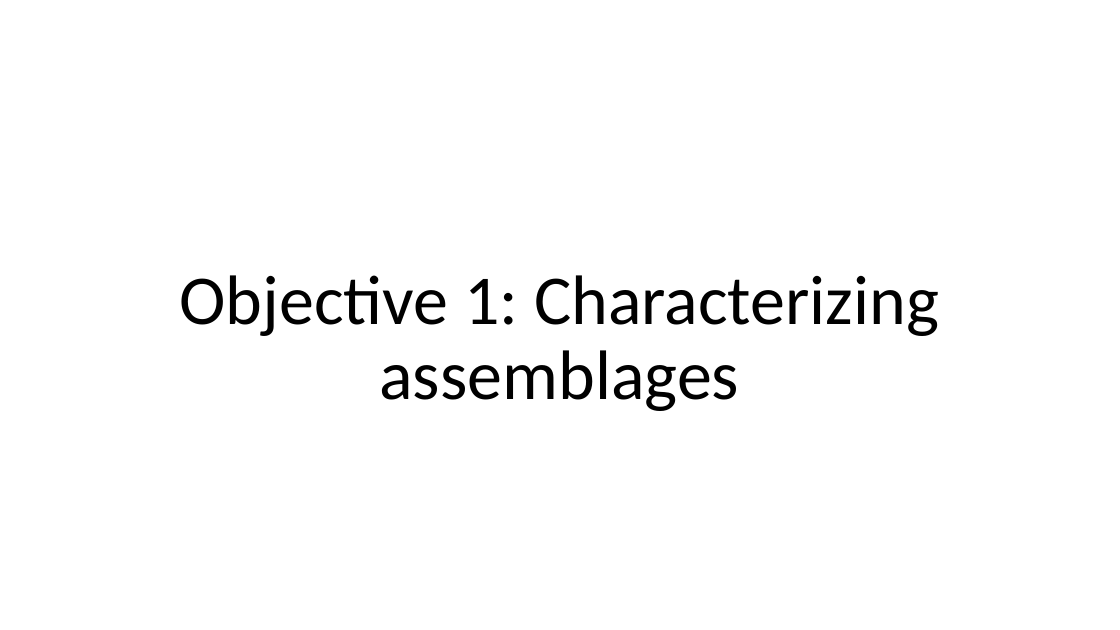
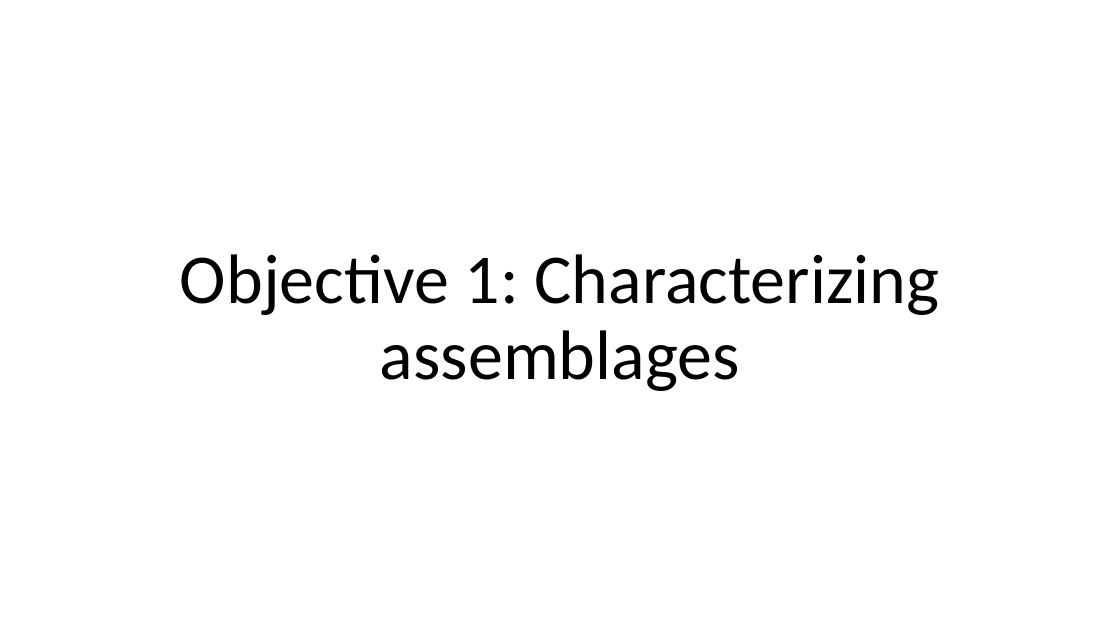
Before and after one commit to LukeABobay/larval-fish-community-analysis, a slide deck: slide 11 of PICES 2026 Presentation.pptx. Drawn at 1120x630 pixels with LibreOffice and Linux fonts; fonts in the diff are those of the drawing. Boxes give left, top, right and bottom in pixels: in the first picture for what was removed or moved away, otherwise in the second. Text is boxed around its words. In the diff, an @@ line names an element or a change of style, - is before the commit and + after.

```diff
--- a/PICES 2026 Presentation.pptx
+++ b/PICES 2026 Presentation.pptx
@@ title "Objective 1: Characterizing assemblages": place and size @@
-title "Objective 1: Characterizing assemblages" at [179, 275, 939, 411]
+title "Objective 1: Characterizing assemblages" at [180, 254, 940, 391]
```
Also in this commit, not shown: 20 other slides changed, 1 slide added, 4 slides removed.
